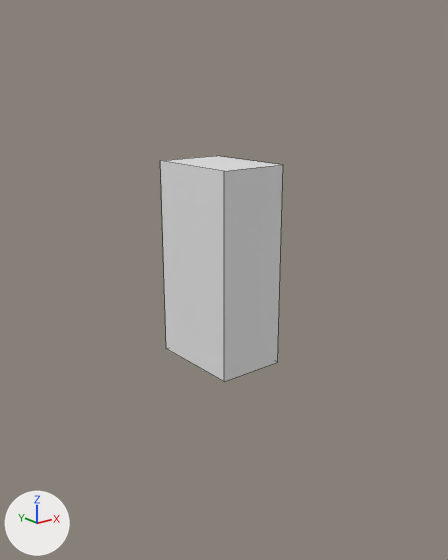
What one commit did to the FBX model Assets/Resources/Architecture/VendingMachines/PepsiVintage.fbx.
One viewpoint serves both versions: a 50 mm lens placed at (-3.57, -5.28, 2.52), pointed at (0.14, -0.64, 0.66). Lighting does not change. The marker at lower left points along +X, +Y and +Z. Mesh edges are drawn as thin lines.

Names of what the first picture shows: 'PepsiVendingMachine'.
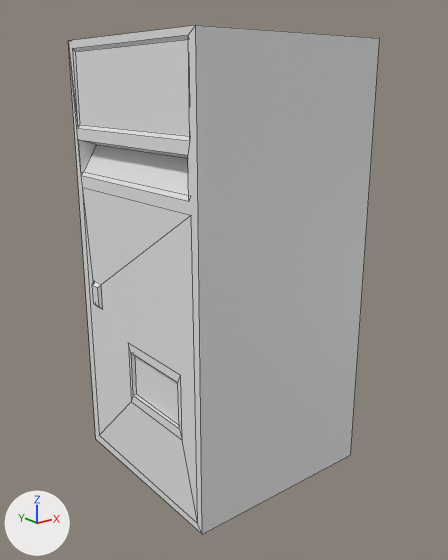
Boxes [x1, y1, x2, y2] around the edits, measured in the pictures (448 x 560 px):
'PepsiVendingMachine', reshaped, rescaled (154% wider, 126% taller): before [161, 156, 283, 381]; after [68, 25, 380, 534]
part 1 of me_cube_001, built on: before [161, 161, 224, 381]; after [68, 25, 202, 534]

Patch to the scene script:
```diff
--- a/Assets/Resources/Architecture/VendingMachines/PepsiVintage.fbx.py
+++ b/Assets/Resources/Architecture/VendingMachines/PepsiVintage.fbx.py
@@ mat_pepsilogo @@
+mat_pepsilogo = principled_material('PepsiLogo')
+mat_pepsilogo.base_color = (0.8, 0.8, 0.8)  # white #e7e7e7
@@ mat_rest @@
+mat_rest = principled_material('Rest')
+mat_rest.base_color = (0.8, 0.8, 0.8)  # white #e7e7e7
@@ me_cube_001 @@
 # used by ob_pepsivendingmachine; location = (0.15, -0.57, 0.82); scale = (0.35, 0.5, 1.0)
-me_cube_001.from_pydata(...)  # 8 vertices, 6 faces; spans x -1.0..1.0, y -1.0..1.0, z -1.0..1.0
+me_cube_001.from_pydata(...)  # 48 vertices, 36 faces; spans x -1.03..1.0, y -1.0..1.0, z -1.0..1.0
+# me_cube_001 part 1
+# 1 face is deleted
+# 40 vertices are added at x -1.03..-0.82, y -0.93..0.93, z -0.96..0.97
+# 30 new faces join them, mat_rest (white #e7e7e7)
+# 1 new face joins them, mat_pepsilogo (white #e7e7e7)
+me_cube_001.materials.append(mat_rest)  # white #e7e7e7
+me_cube_001.materials.append(mat_pepsilogo)  # white #e7e7e7
@@ ob_pepsivendingmachine @@
 ob_pepsivendingmachine.location = (0.15, -0.57, 0.82)
-ob_pepsivendingmachine.scale = (0.35, 0.5, 1.0)
+ob_pepsivendingmachine.scale = (1.0, 1.0, 2.1)
```
